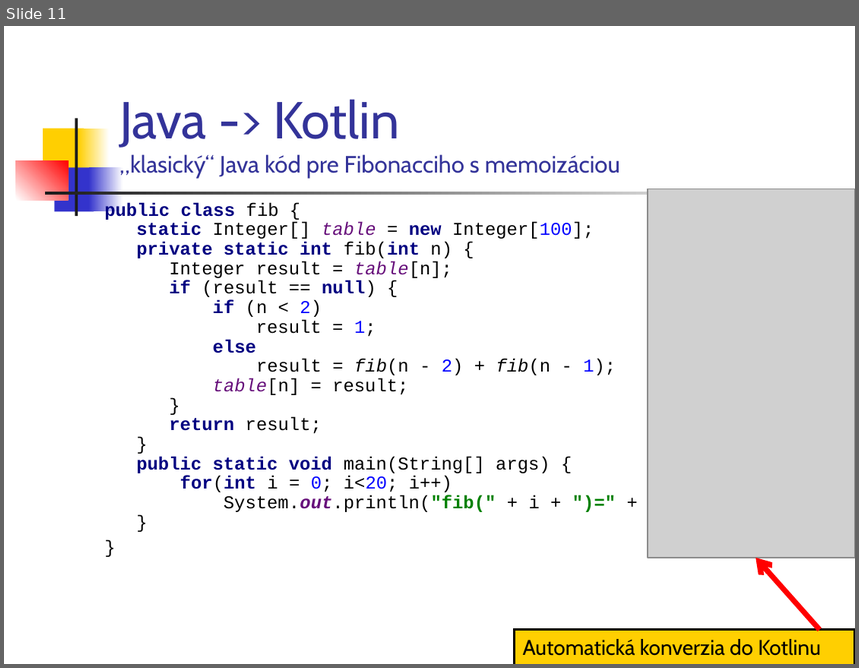
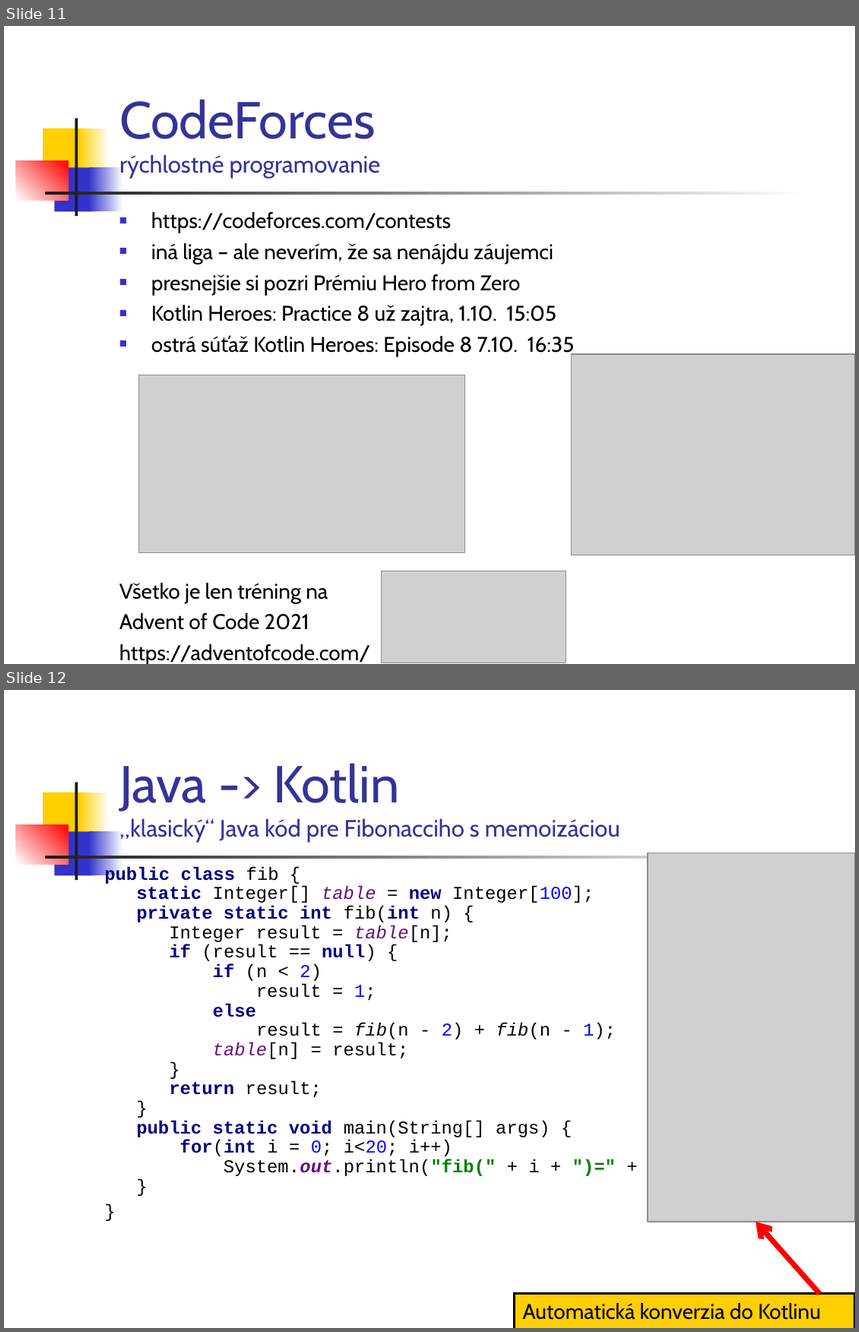
Before and after one commit to vmandro/Prednasky, a slide deck: 01/01_Kotlin.ppt. Shown one above the other, each under a label of ours: slide 11 before the commit, slides 11 and 12 after it. The pictures are 859x668 and 859x1332 pixels, drawn with LibreOffice and Linux fonts; fonts in the diff are those of the drawing; grey boxes stand for pictures. Boxes give left, top, right and bottom in pixels: in the first picture for what was removed or moved away, otherwise in the second. Text is boxed around its words. In the diff, an @@ line names an element or a change of style, - is before the commit and + after.

```diff
--- a/01/01_Kotlin.ppt
+++ b/01/01_Kotlin.ppt
@@ slide 11 added at (4,26,855,664), background #FFFFFF; not listed: 7 template elements that a slide beside it also shows @@
@@ title added at (120,99,381,178), 20 pt, text #333399 @@
+CodeForces
+rýchlostné programovanie
@@ text added at (120,212,575,664), 18 pt, text #000000 @@
+■ https://codeforces.com/contests
+■ iná liga – ale neverím, že sa nenájdu záujemci
+■ presnejšie si pozri Prémiu Hero from Zero
+■ Kotlin Heroes: Practice 8 už zajtra, 1.10. 15:05
+■ ostrá súťaž Kotlin Heroes: Episode 8 7.10. 16:35
+Všetko je len tréning na
+Advent of Code 2021
+https://adventofcode.com/
@@ picture added at (572,354,855,556) @@
@@ picture added at (139,376,465,553) @@
@@ picture added at (382,572,566,664) @@
@@ what was slide 11 is now slide 12 @@
```
Also in this commit, not shown: 8 slides changed, 2 other slides added, 1 slide removed, 4 other files.
